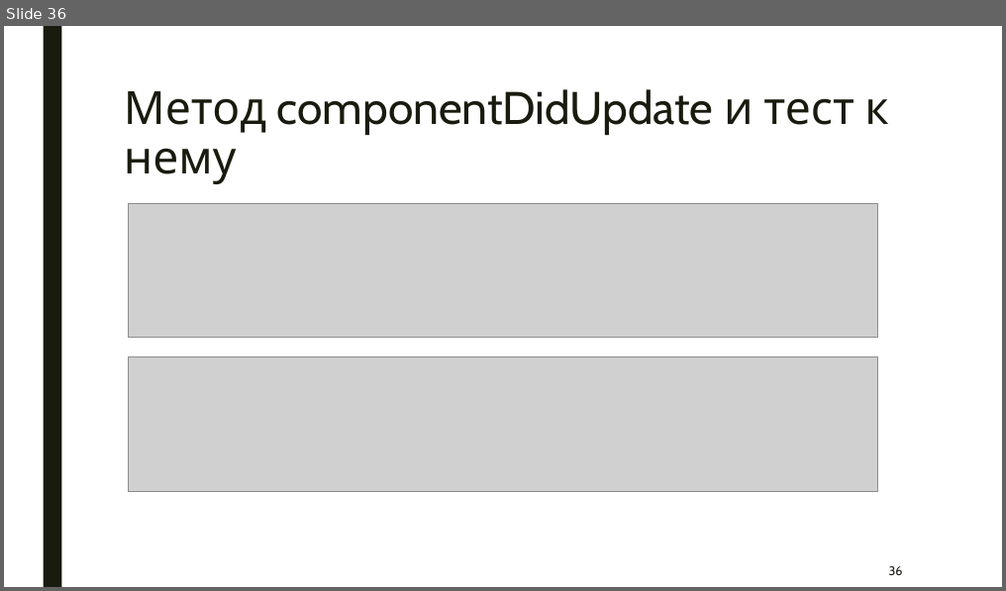
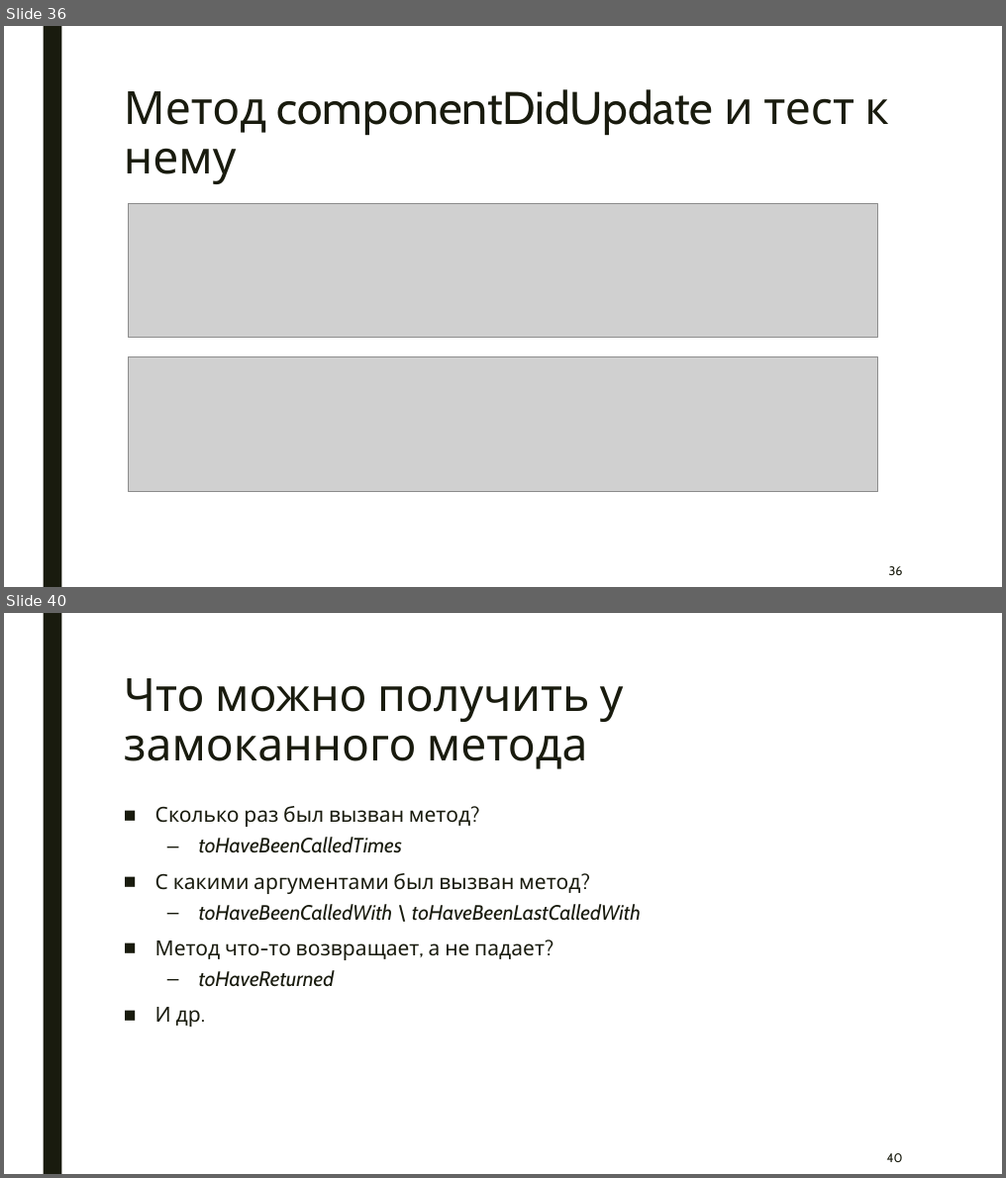
Before and after one commit to artem-gorokhovskii/frontend-unit-tests, a slide deck: frontend-unit-tests.pptx. Shown one above the other, each under a label of ours: slide 36 before the commit, slides 36 and 40 after it; the slides between them are not shown. The pictures are 1006x591 and 1006x1178 pixels, drawn with LibreOffice and Linux fonts; fonts in the diff are those of the drawing; grey boxes stand for pictures. Boxes give left, top, right and bottom in pixels: in the first picture for what was removed or moved away, otherwise in the second. Text is boxed around its words. In the diff, an @@ line names an element or a change of style, - is before the commit and + after.

```diff
--- a/frontend-unit-tests.pptx
+++ b/frontend-unit-tests.pptx
@@ slide 40 added at [4,613,1002,1174], background #FFFFFF; not listed: 1 template element that a slide beside it also shows @@
@@ title added at [124,678,624,769], 44 pt, text #191B0E @@
+Что можно получить у замоканного метода
@@ text added at [155,806,641,1027], 20 pt, text #191B0E @@
+■ Сколько раз был вызван метод?
+  – toHaveBeenCalledTimes
+■ С какими аргументами был вызван метод?
+  – toHaveBeenCalledWith \ toHaveBeenLastCalledWith
+■ Метод что-то возвращает, а не падает?
+  – toHaveReturned
+■ И др.
@@ page number added at [887,1154,903,1162], 12 pt, text #191B0E @@
+40
```
Also in this commit, not shown: 6 slides changed, 3 other slides added, 1 slide removed, 1 other file.
